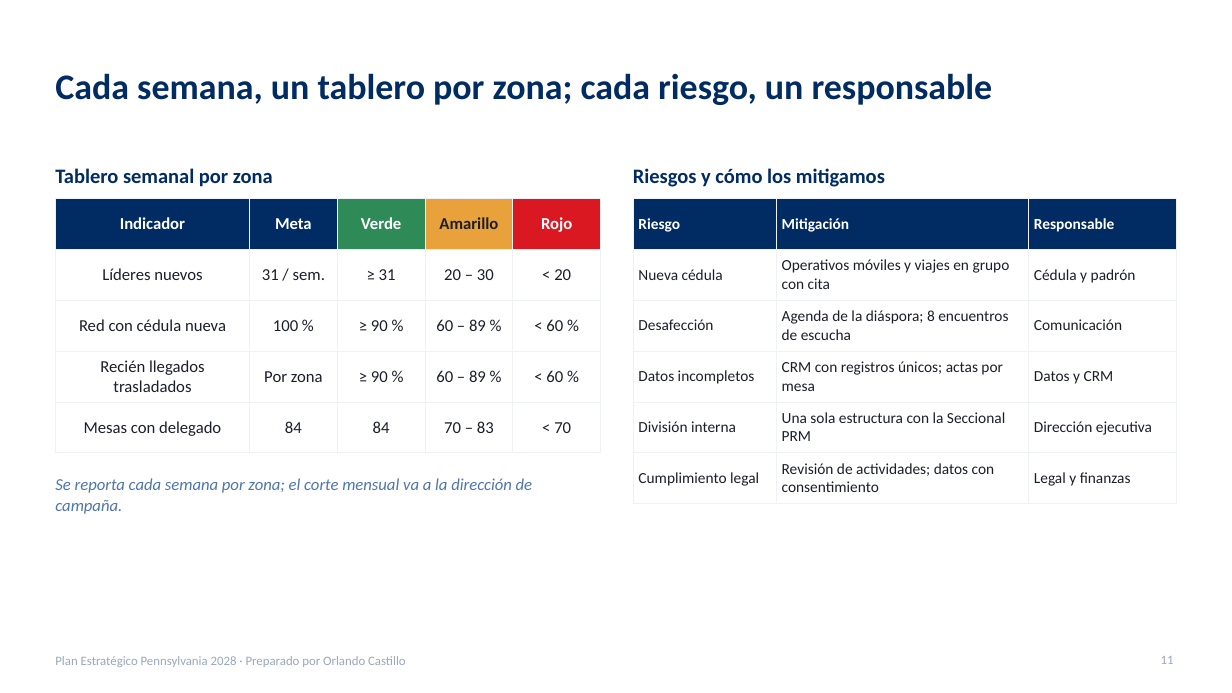
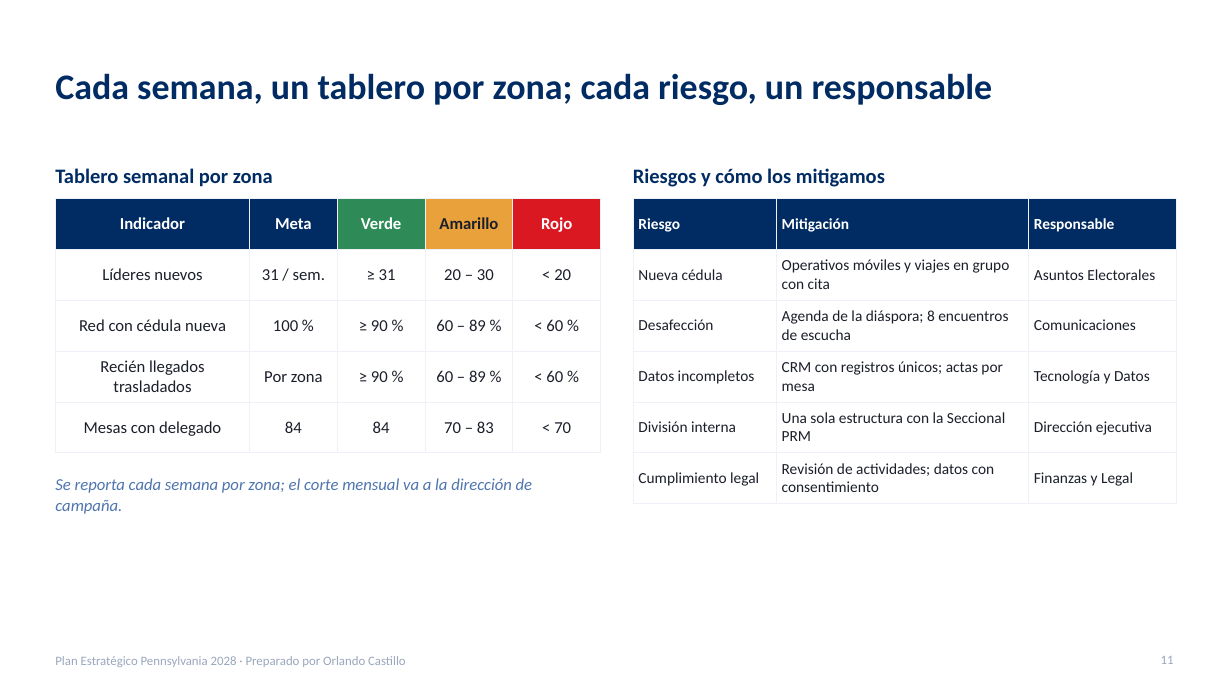
Before and after one commit to rcastillo9556/pdf-toolkit, a slide deck: slide 11 of presentaciones/Plan_Estrategico_Pennsylvania_2028.pptx. Drawn at 1232x693 pixels with LibreOffice and Linux fonts; fonts in the diff are those of the drawing. Boxes give left, top, right and bottom in pixels: in the first picture for what was removed or moved away, otherwise in the second. Text is boxed around its words. In the diff, an @@ line names an element or a change of style, - is before the commit and + after.

```diff
--- a/presentaciones/Plan_Estrategico_Pennsylvania_2028.pptx
+++ b/presentaciones/Plan_Estrategico_Pennsylvania_2028.pptx
@@ table at (x1=633, y1=199, x2=1177, y2=496) @@
-row 2, column 3: Cédula y padrón
+row 2, column 3: Asuntos Electorales
-row 3, column 3: Comunicación
+row 3, column 3: Comunicaciones
-row 4, column 3: Datos y CRM
+row 4, column 3: Tecnología y Datos
-row 6, column 3: Legal y finanzas
+row 6, column 3: Finanzas y Legal
```
Also in this commit, not shown: 1 other slide changed, 1 other file.
